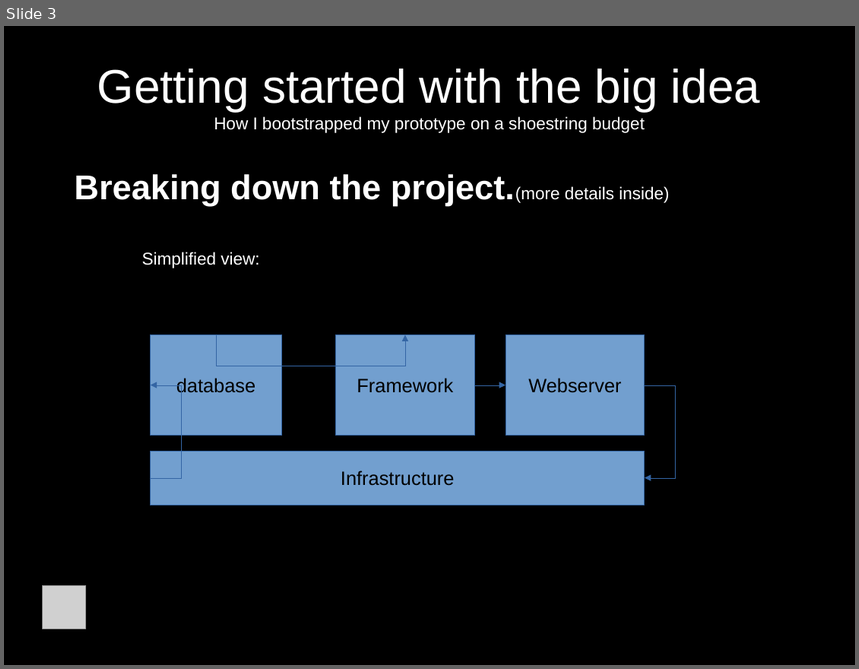
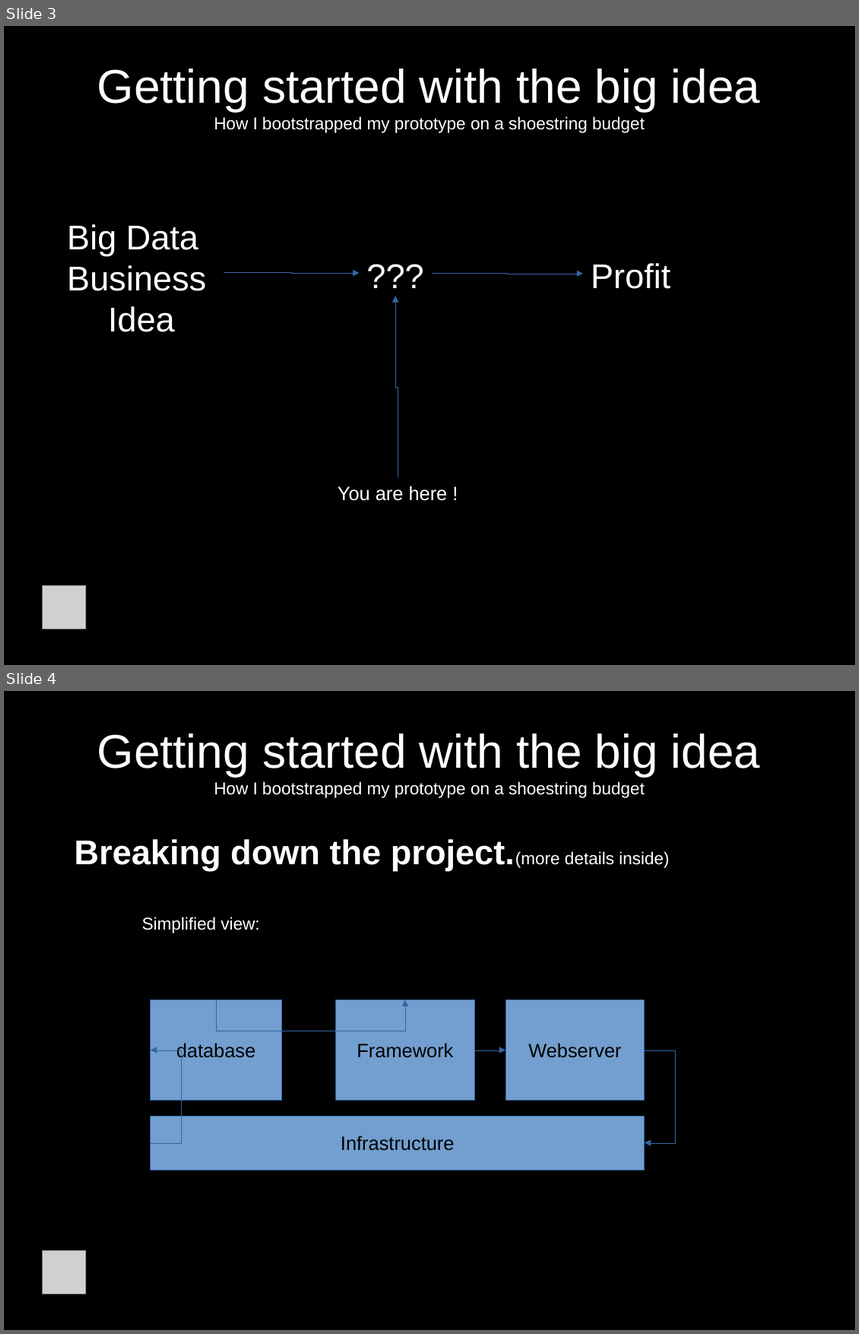
Before and after one commit to jcda/django-mvp-install-script, a slide deck: MVP-presentation-BD-Meetup.odp. Shown one above the other, each under a label of ours: slide 3 before the commit, slides 3 and 4 after it. The pictures are 859x669 and 859x1334 pixels, drawn with LibreOffice and Linux fonts; fonts in the diff are those of the drawing; grey boxes stand for pictures. Boxes give left, top, right and bottom in pixels: in the first picture for what was removed or moved away, otherwise in the second. Text is boxed around its words. In the diff, an @@ line names an element or a change of style, - is before the commit and + after.

```diff
--- a/MVP-presentation-BD-Meetup.odp
+++ b/MVP-presentation-BD-Meetup.odp
@@ slide 3 added at bbox=[4, 26, 855, 665], background #000000 @@
@@ title added at bbox=[97, 69, 760, 133], 16 pt, text #FFFFFF @@
+Getting started with the big idea
+How I bootstrapped my prototype on a shoestring budget
@@ text added at bbox=[67, 224, 206, 332], 32 pt, text #FFFFFF @@
+Big Data
+Business
+Idea
@@ text added at bbox=[360, 250, 432, 297], 32 pt, text #FFFFFF @@
+???
@@ elbow arrow added from (224, 272) to (360, 273), #3465A4 0 pt @@
@@ elbow arrow added from (432, 273) to (583, 273), #3465A4 0 pt @@
@@ text added at bbox=[591, 263, 671, 289], 32 pt, text #FFFFFF @@
+Profit
@@ elbow arrow added from (398, 477) to (395, 296), #3465A4 0 pt @@
@@ text added at bbox=[338, 486, 448, 501], 18 pt, text #FFFFFF @@
+You are here !
@@ picture added at bbox=[43, 585, 86, 629] @@
@@ what was slide 3 is now slide 4 @@
```
Also in this commit, not shown: 12 slides changed, 2 other slides added, 2 other files.
